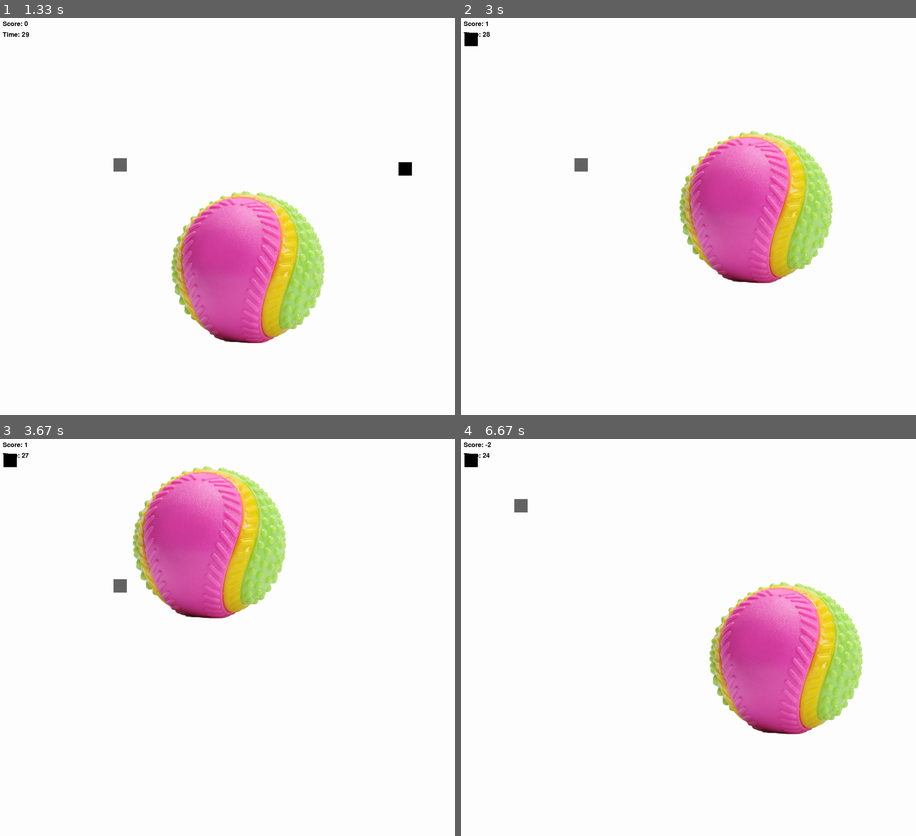
Above: before the commit, frames 1-4 (two rows, left to right).
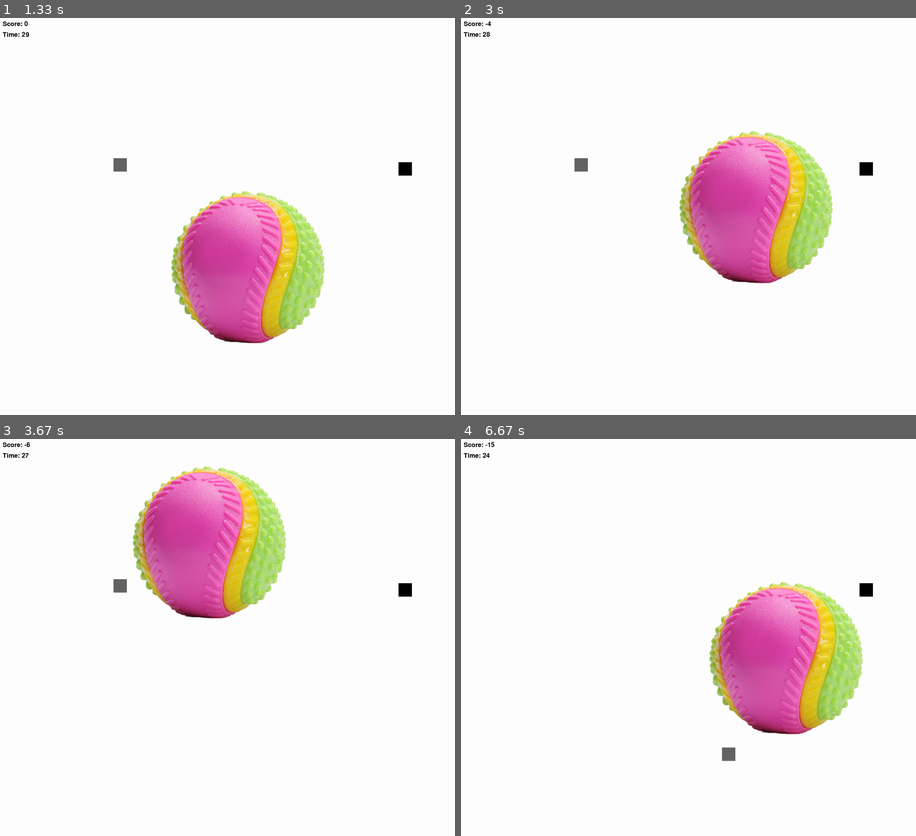
Above: after the commit, the same moments.

Repository: ProfX1/applicationPygame
Game: pygame game, started from rectangles.py
Two runs of this game, one before a commit and one after it. Both use one fixed random seed, a clock stepped at 60 frames per second and the inputs below.
Inputs (mouse positions are in pixels of both pictures, inside the frame that each line leads up to):
- Up to frame 1 (1.33 s): click (350, 355) at 0.38 s; click (245, 395) at 0.72 s; click (86, 311) at 1.05 s
- Up to frame 2 (3 s): click (743, 252) at 1.38 s; click (693, 260) at 1.72 s; click (861, 371) at 2.05 s; right-click (779, 188) at 2.38 s; click (865, 168) at 2.72 s
- Up to frame 3 (3.67 s): click (291, 621) at 3.05 s; click (250, 577) at 3.38 s
- Up to frame 4 (6.67 s): click (579, 585) at 3.72 s; click (483, 816) at 4.05 s; right-click (588, 605) at 4.38 s; click (588, 566) at 4.72 s; click (547, 665) at 5.05 s; click (597, 669) at 5.38 s; click (661, 748) at 5.72 s; click (729, 752) at 6.05 s; click (747, 697) at 6.38 s

Frame 1 is identical in both runs. In frame 2, 0.2% of the frame differs, in the area x 0-91%, y 0-40%; in frame 3, 0.2%; in frame 4, 0.4%, in the area x 0-91%, y 0-82%.

Commit message:
points system works

Diff:
--- a/rectangles.py
+++ b/rectangles.py
@@ -66,18 +66,34 @@
             mouse_x, mouse_y = pygame.mouse.get_pos()
             if event.button == 1:  # Left mouse button
                 if square1_x < mouse_x < square1_x + SQUARE_SIZE and square1_y < mouse_y < square1_y + SQUARE_SIZE:
-                    score += 1
-                    square1_x, square1_y = reset_square1()
+                    if ballrect.collidepoint(mouse_x, mouse_y):
+                        score -= 1  # reduce score if clicked on the ball
+                    else:
+                        score += 1
+                        square1_x, square1_y = reset_square1()
                 elif square2_x < mouse_x < square2_x + SQUARE_SIZE and square2_y < mouse_y < square2_y + SQUARE_SIZE:
-                    score -= 1
-                    square2_x, square2_y = reset_square2()
+                    if ballrect.collidepoint(mouse_x, mouse_y):
+                        score -= 1  # reduce score if clicked on the ball
+                    else:
+                        score -= 1
+                        square2_x, square2_y = reset_square2()
+                elif ballrect.collidepoint(mouse_x, mouse_y):
+                    score -= 1  # reduce score if clicked on the ball
             elif event.button == 3:  # Right mouse button
                 if square1_x < mouse_x < square1_x + SQUARE_SIZE and square1_y < mouse_y < square1_y + SQUARE_SIZE:
-                    score -= 1
-                    square1_x, square1_y = reset_square1()
+                    if ballrect.collidepoint(mouse_x, mouse_y):
+                        score -= 1  # reduce score if clicked on the ball
+                    else:
+                        score -= 1
+                        square1_x, square1_y = reset_square1()
                 elif square2_x < mouse_x < square2_x + SQUARE_SIZE and square2_y < mouse_y < square2_y + SQUARE_SIZE:
-                    score += 1
-                    square2_x, square2_y = reset_square2()
+                    if ballrect.collidepoint(mouse_x, mouse_y):
+                        score -= 1  # reduce score if clicked on the ball
+                    else:
+                        score += 1
+                        square2_x, square2_y = reset_square2()
+                elif ballrect.collidepoint(mouse_x, mouse_y):
+                    score -= 1  # reduce score if clicked on the ball
 
 
 
